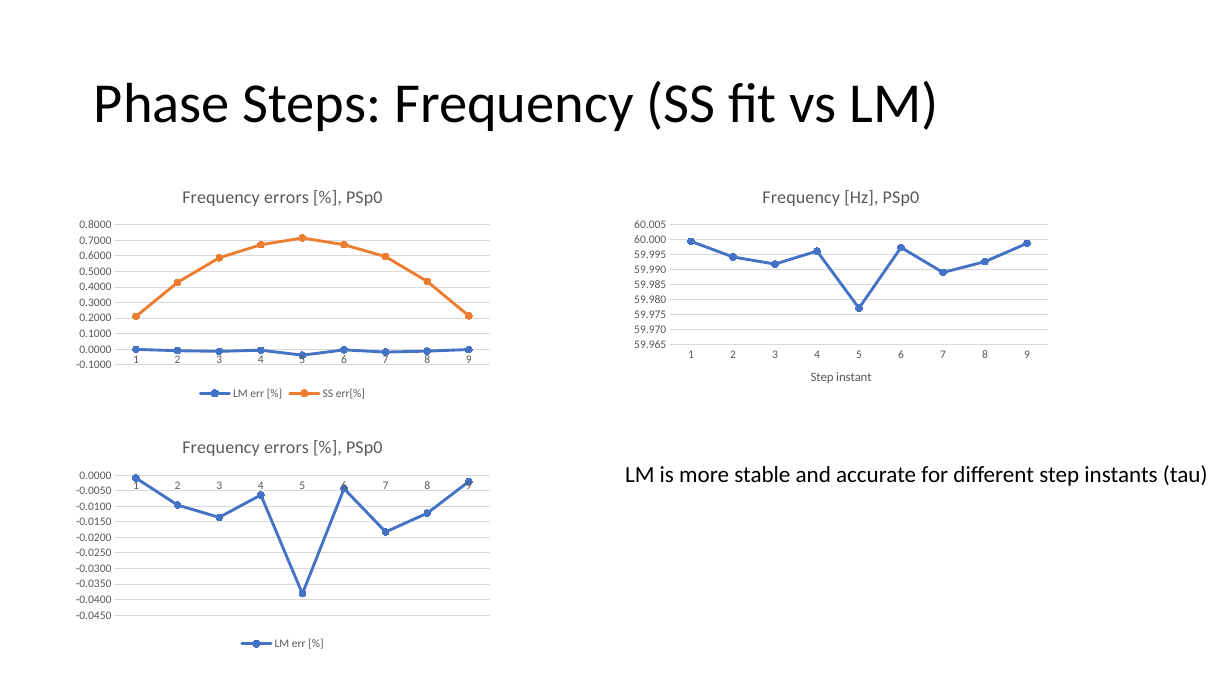
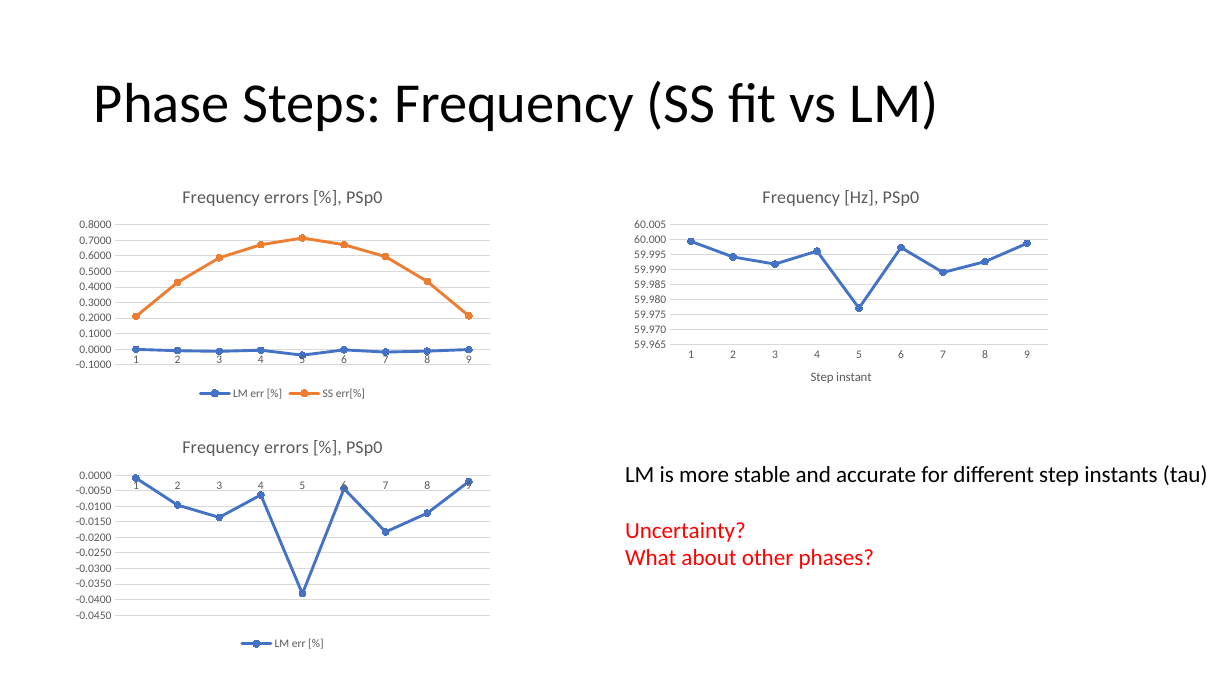
Before and after one commit to mbmartins/MATLABcodes, a slide deck: slide 9 of CPEM2018 Full Paper/CPEM2018.pptx. Drawn at 1232x693 pixels with LibreOffice and Linux fonts; fonts in the diff are those of the drawing. Boxes give left, top, right and bottom in pixels: in the first picture for what was removed or moved away, otherwise in the second. Text is boxed around its words. In the diff, an @@ line names an element or a change of style, - is before the commit and + after.

```diff
--- a/CPEM2018 Full Paper/CPEM2018.pptx
+++ b/CPEM2018 Full Paper/CPEM2018.pptx
@@ text at bbox=[625, 522, 875, 569]: paragraphs added @@
+Uncertainty?
+What about other phases?
```
Also in this commit, not shown: 2 other slides changed, 3 other files.
